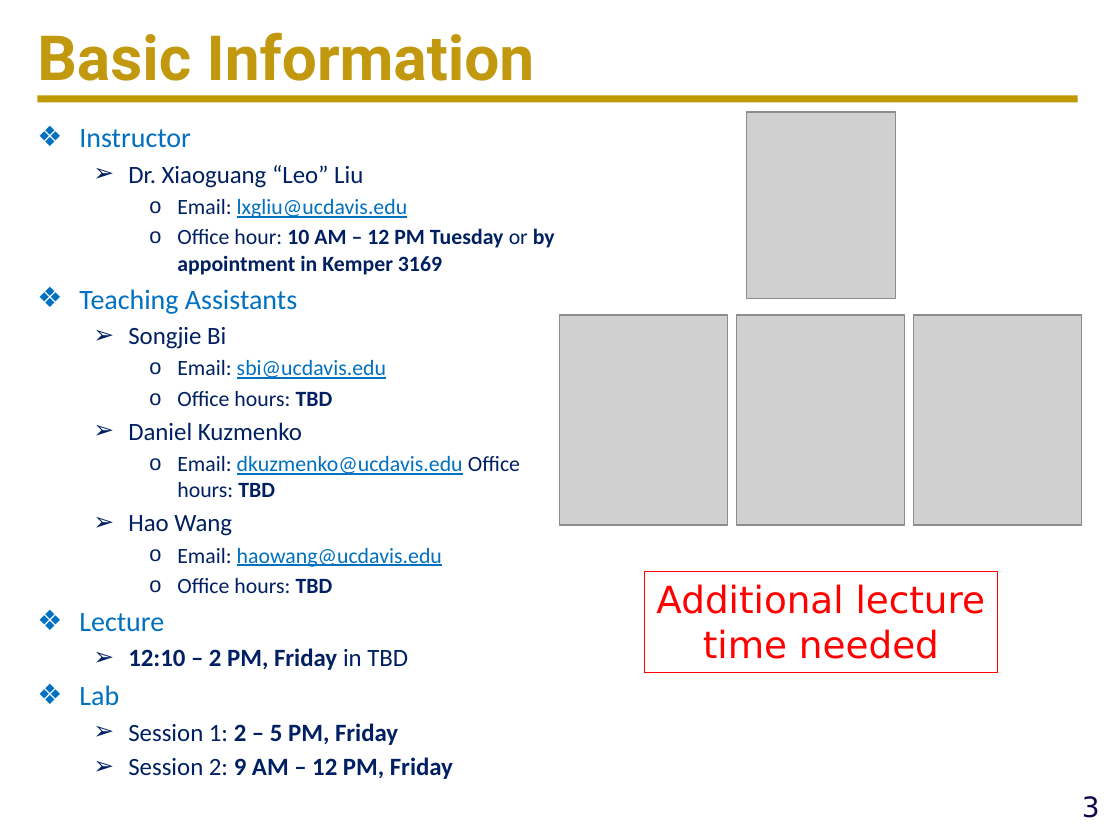
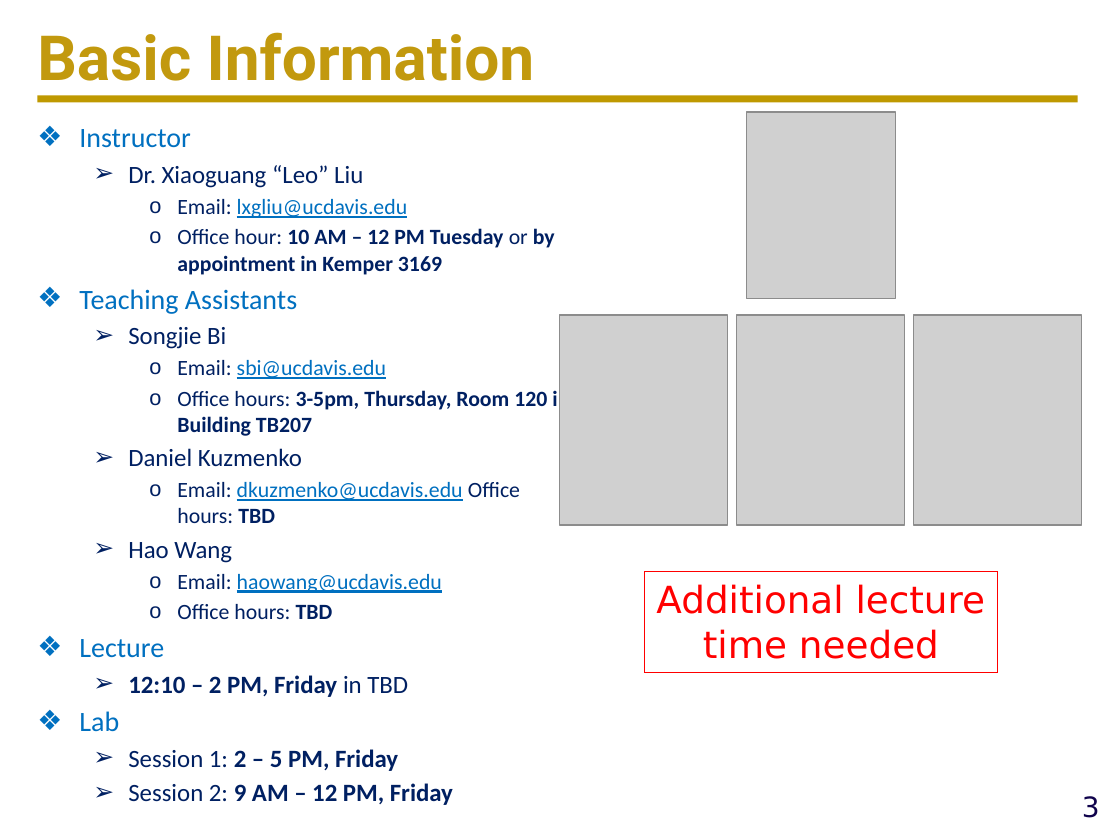
Before and after one commit to ucdart/UCD-EEC134, a slide deck: slide 3 of lectures/lec0/Lec0-CourseMechanisms.pptx. Drawn at 1120x840 pixels with LibreOffice and Linux fonts; fonts in the diff are those of the drawing; grey boxes stand for pictures; background and template pictures are left out. Boxes give left, top, right and bottom in pixels: in the first picture for what was removed or moved away, otherwise in the second. Text is boxed around its words. In the diff, an @@ line names an element or a change of style, - is before the commit and + after.

Commit message:
update TA office hours

```diff
--- a/lectures/lec0/Lec0-CourseMechanisms.pptx
+++ b/lectures/lec0/Lec0-CourseMechanisms.pptx
@@ text at [177, 387, 569, 436]: text changed; bold on @@
-    o Office hours: TBD
+    o Office hours: 3-5pm, Thursday, Room 120 in Building TB207
```
